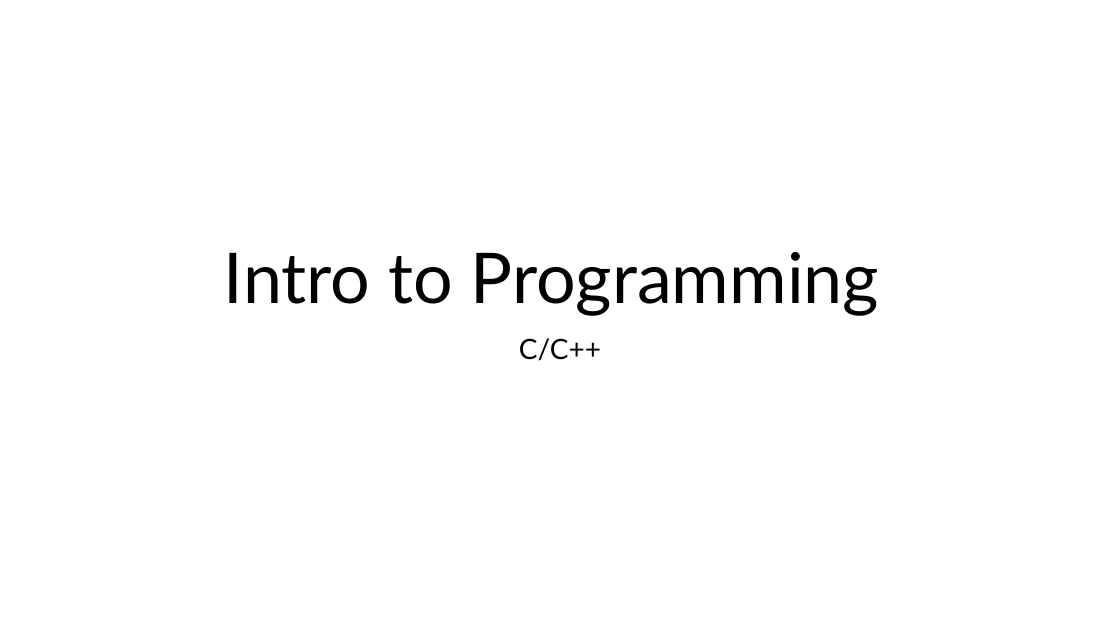
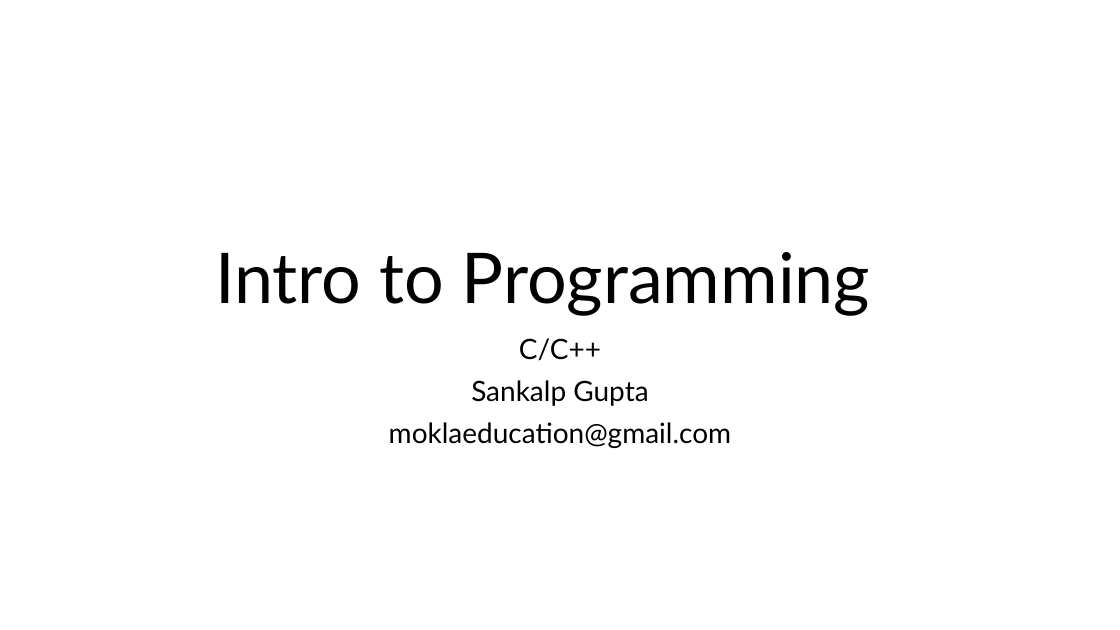
Before and after one commit to MoklaEducation/ems_fall_2025_cpp101, a slide deck: slide 1 of class_01/Class_01_Intro to Programming.pptx. Drawn at 1120x630 pixels with LibreOffice and Linux fonts; fonts in the diff are those of the drawing. Boxes give left, top, right and bottom in pixels: in the first picture for what was removed or moved away, otherwise in the second. Text is boxed around its words. In the diff, an @@ line names an element or a change of style, - is before the commit and + after.

```diff
--- a/class_01/Class_01_Intro to Programming.pptx
+++ b/class_01/Class_01_Intro to Programming.pptx
@@ title "Intro to Programming": place and size @@
-title "Intro to Programming" at (224, 252, 879, 316)
+title "Intro to Programming" at (215, 252, 870, 316)
@@ subtitle at (389, 380, 731, 448): paragraphs added @@
+Sankalp Gupta
+moklaeducation@gmail.com
```
Also in this commit, not shown: 3 other slides changed, 1 other file.
